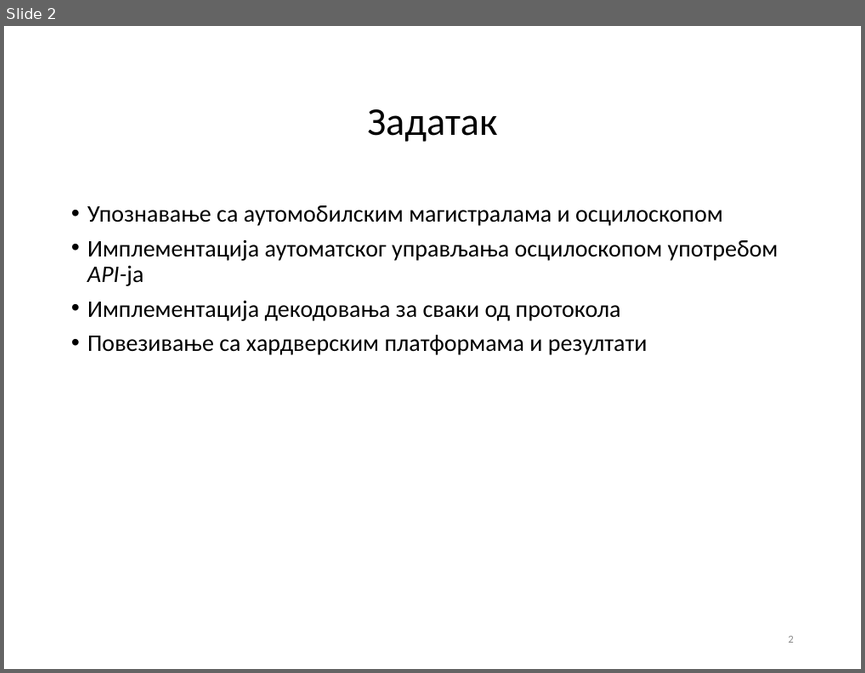
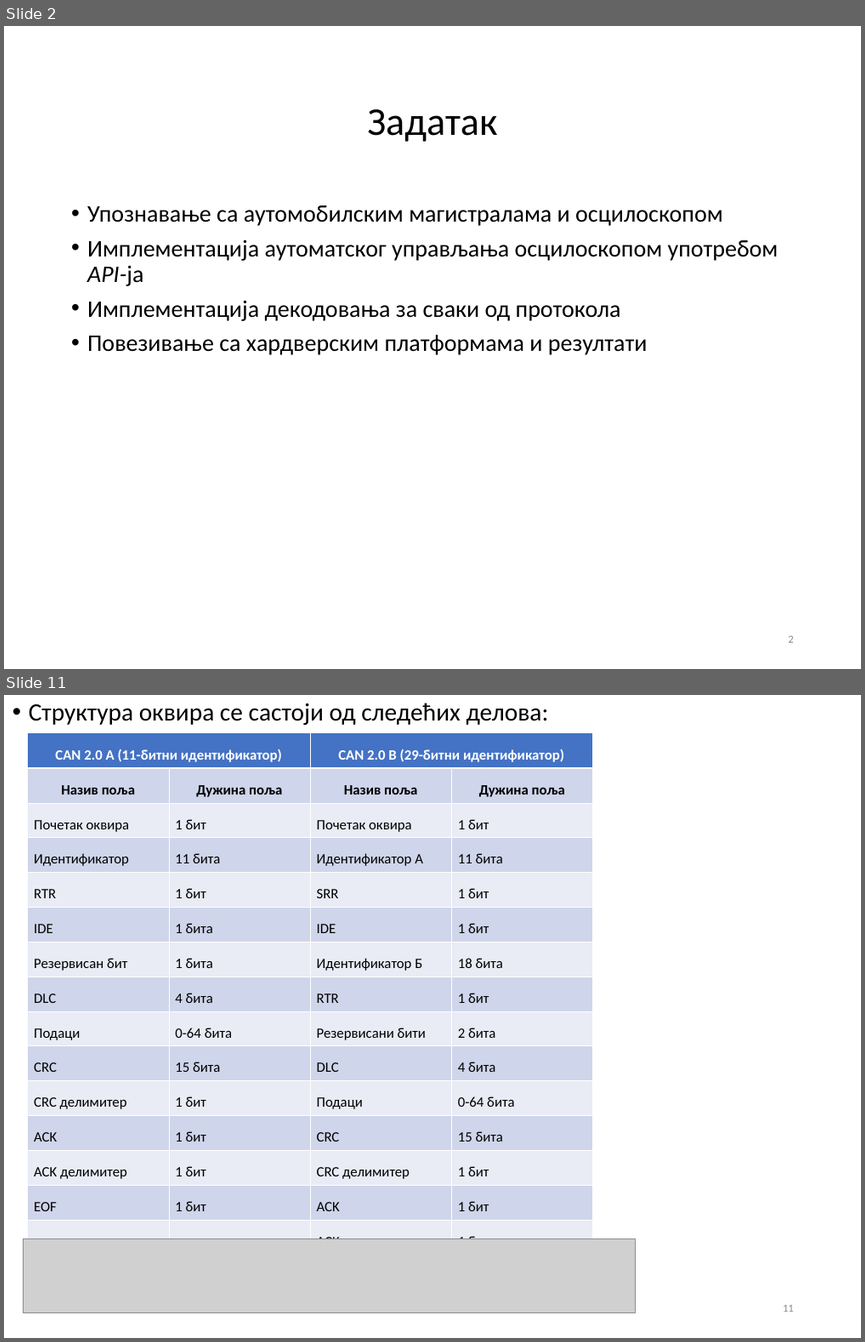
Before and after one commit to fjasic/bsc, a slide deck: documentation/Filip_Jasic_RA46-2014-prezentacija.ppt. Shown one above the other, each under a label of ours: slide 2 before the commit, slides 2 and 11 after it; the slides between them are not shown. The pictures are 865x673 and 865x1342 pixels, drawn with LibreOffice and Linux fonts; fonts in the diff are those of the drawing; grey boxes stand for pictures; background and template pictures are left out. Boxes give left, top, right and bottom in pixels: in the first picture for what was removed or moved away, otherwise in the second. Text is boxed around its words. In the diff, an @@ line names an element or a change of style, - is before the commit and + after.

```diff
--- a/documentation/Filip_Jasic_RA46-2014-prezentacija.ppt
+++ b/documentation/Filip_Jasic_RA46-2014-prezentacija.ppt
@@ slide 11 added at (4, 695, 861, 1338), background #FFFFFF @@
@@ text added at (29, 703, 549, 725), 21 pt, text #000000 @@
+• Структура оквира се састоји од следећих делова:
@@ table added at (27, 732, 592, 1242), 16 rows, 4 columns @@
+CAN 2.0 А (11-битни идентификатор) |  | CAN 2.0 B (29-битни идентификатор) | 
+Назив поља | Дужина поља | Назив поља | Дужина поља
+Почетак оквира | 1 бит | Почетак оквира | 1 бит
+Идентификатор | 11 бита | Идентификатор А | 11 бита
+RTR | 1 бит | SRR | 1 бит
+IDE | 1 бита | IDE | 1 бит
+Резервисан бит | 1 бита | Идентификатор Б | 18 бита
+DLC | 4 бита | RTR | 1 бит
+Подаци | 0-64 бита | Резервисани бити | 2 бита
+CRC | 15 бита | DLC | 4 бита
+CRC делимитер | 1 бит | Подаци | 0-64 бита
+ACK | 1 бит | CRC | 15 бита
+ACK делимитер | 1 бит | CRC делимитер | 1 бит
+EOF | 1 бит | ACK | 1 бит
+ |  | ACK делимитер | 1 бит
+ |  | EOF | 1 бит
@@ picture added at (27, 1157, 546, 1237) @@
@@ picture added at (23, 1238, 635, 1312) @@
@@ page number added at (783, 1304, 794, 1311), 9 pt, text #898989 @@
+11
```
Also in this commit, not shown: 3 slides changed, 8 other slides added, 7 slides removed, 5 other files.
